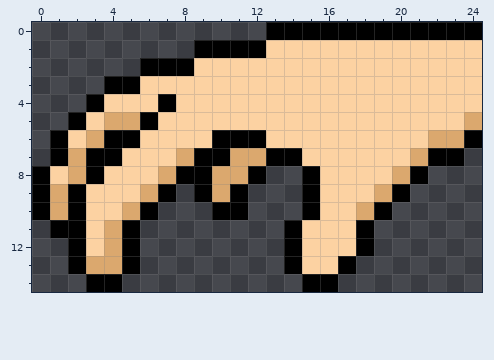
Pixel-art sprite, stored at asset/hand_loose.png. That is the earlier state.
The file is 125x75 pixels, drawn in blocks of 5x5; one block is one cell here.
After:
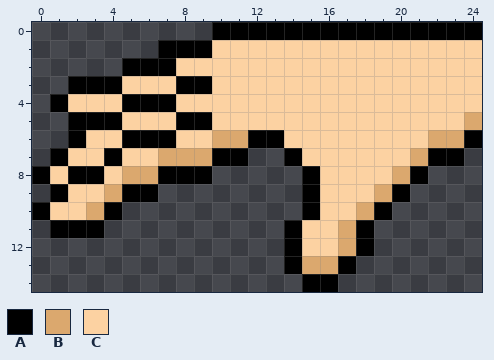
Palette (. is transparent): A #000000  B #dba86e  C #fcd2a2
Change:
y 0: x 10..12 ... -> AAA
y 1: x 7..8 .. -> AA; x 10..12 AAA -> CCC
y 2: x 5 . -> A; x 8 A -> C
y 3: x 2..3 .. -> AA; x 5 A -> C; x 8..9 CC -> AA
y 4: x 1..3 ..A -> ACC; x 5..6 CC -> AA
y 5: x 3..6 CBBA -> AACC; x 8..9 CC -> AA
y 6: x 1..4 ACBA -> .ACC; x 6..7 CC -> AA; x 10..11 AA -> BB; x 13 C -> A
y 7: x 2..3 BA -> CC; x 7 C -> B; x 9 A -> B; x 11..13 BBA -> A..
y 8: x 2 B -> A; x 5..7 CCB -> BBA; x 10..12 BBA -> ...
y 9: x 0..2 ABA -> .AC; x 4..7 CCBA -> BAA.; x 9..11 ABA -> ...
y 10: x 1..6 BACCBA -> CCBA..; x 10..11 AA -> ..
y 11: x 3..5 CBA -> A..; x 17 C -> B
y 12: x 2..5 ACBA -> ....; x 17 C -> B
y 13: x 2..5 ABBA -> ....; x 15..16 CC -> BB
y 14: x 3..4 AA -> ..
